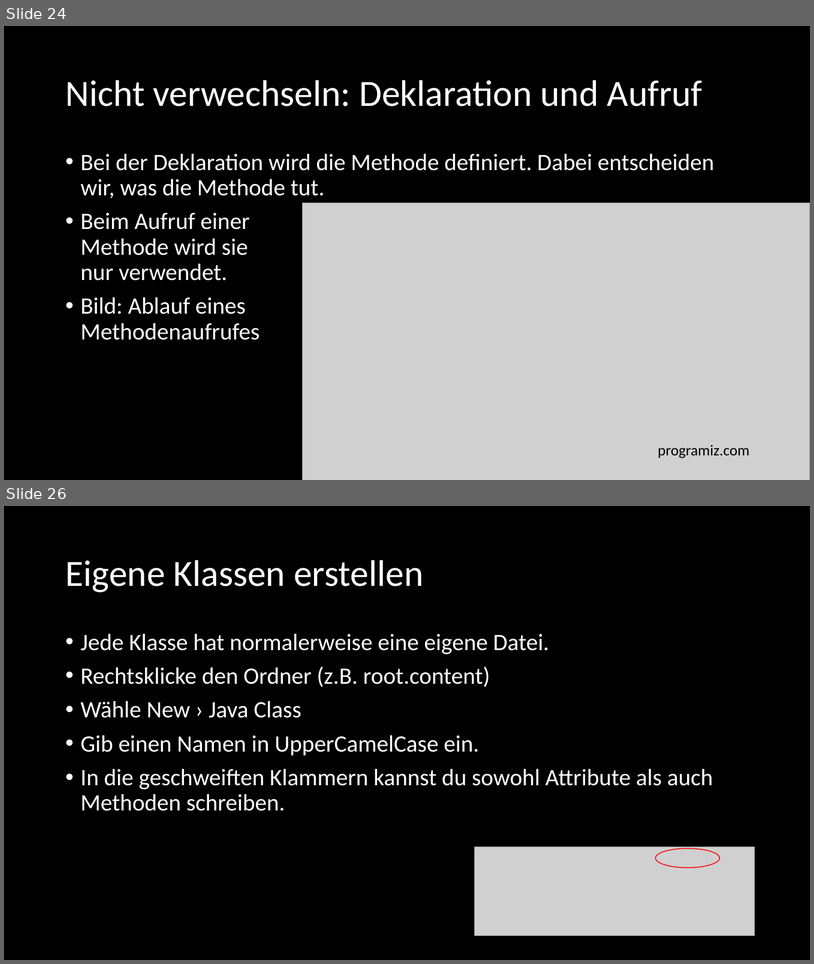
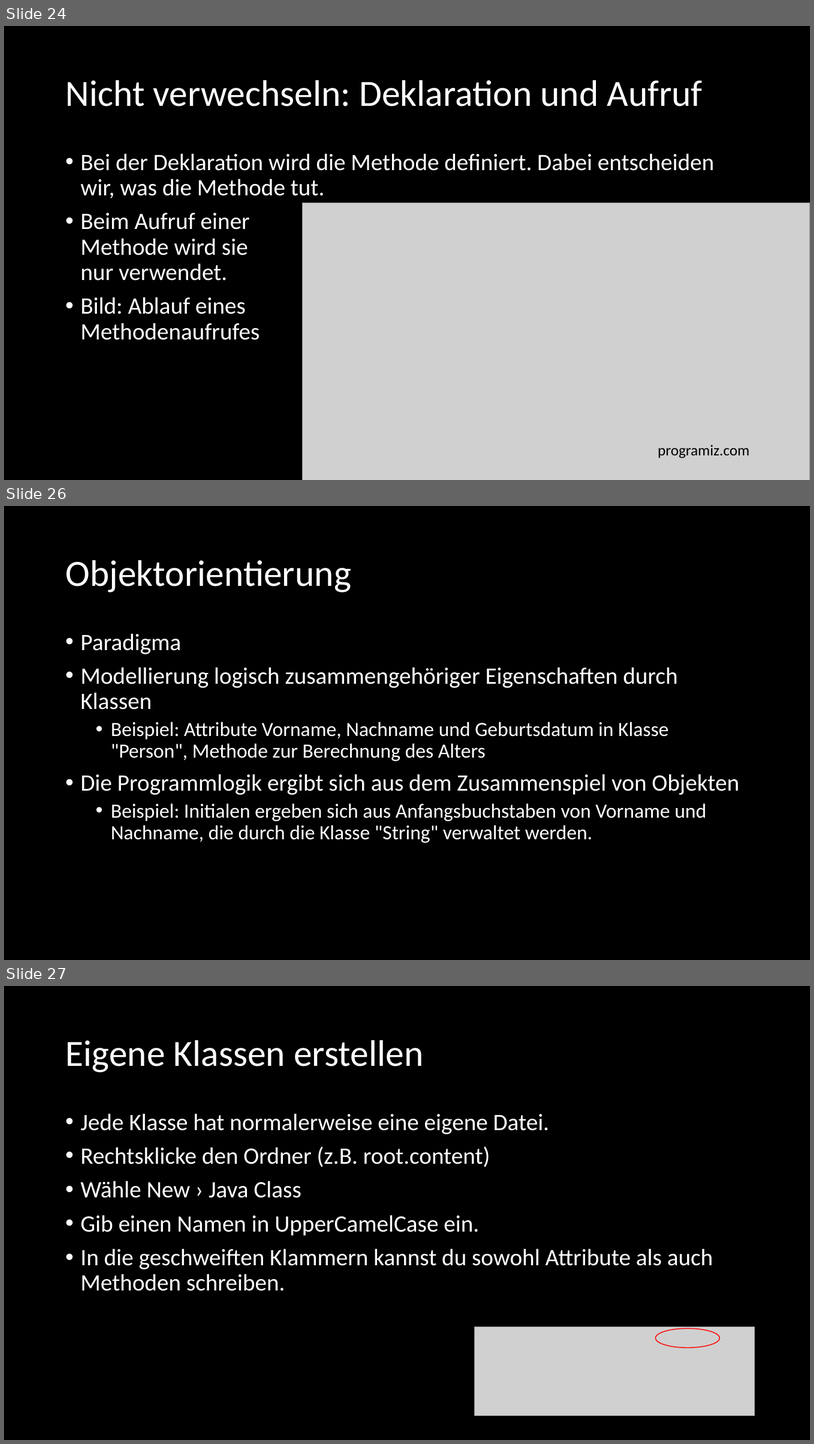
Before and after one commit to Cactusroot/Java, a slide deck: src/Java.pptx. Shown one above the other, each under a label of ours: slides 24 and 26 before the commit, slides 24, 26 and 27 after it; the slides between them are not shown. The pictures are 814x964 and 814x1444 pixels, drawn with LibreOffice and Linux fonts; fonts in the diff are those of the drawing; grey boxes stand for pictures. Boxes give left, top, right and bottom in pixels: in the first picture for what was removed or moved away, otherwise in the second. Text is boxed around its words. In the diff, an @@ line names an element or a change of style, - is before the commit and + after.

```diff
--- a/src/Java.pptx
+++ b/src/Java.pptx
@@ slide 26 added at [4,506,810,960], background #000000 @@
@@ title added at [65,560,351,592], 44 pt, text #FFFFFF @@
+Objektorientierung
@@ text added at [81,633,740,843], 24 pt, text #FFFFFF @@
+• Paradigma
+• Modellierung logisch zusammengehöriger Eigenschaften durch Klassen
+  • Beispiel: Attribute Vorname, Nachname und Geburtsdatum in Klasse "Person", Methode zur Berechnung des Alters
+• Die Programmlogik ergibt sich aus dem Zusammenspiel von Objekten
+  • Beispiel: Initialen ergeben sich aus Anfangsbuchstaben von Vorname und Nachname, die durch die Klasse "String" verwaltet werden.
@@ what was slide 26 is now slide 27 @@
```
Also in this commit, not shown: 8 slides changed, 4 other files.
